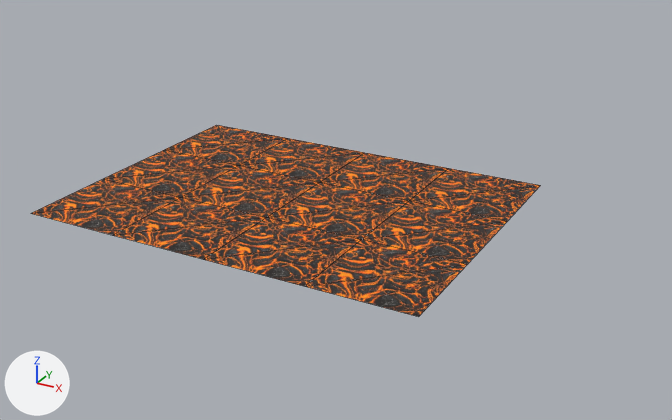
The FBX model CR4VE/CR4VE/CR4VEContent/Assets/Models/Terrain/lavafloor.FBX, before and after one commit.
Both versions are drawn from a camera (50 mm lens) standing at (5.59, -8.46, 4.52) and looking at (0.25, 1.24, -0.33). Every picture has the same lights, and +X, +Y and +Z are marked at lower left. Mesh edges are drawn as thin lines. Where no turn or scale is listed for an object, it has been applied to the vertices.

The scene before the commit, as lines of its bpy script (objects in view):
```python
me_mesh_004 = bpy.data.meshes.new('Mesh.004')
me_mesh_004.from_pydata(...)  # 4 vertices, 2 faces; spans x -0.635..0.635, y -0.635..0.635, z 0.0
me_mesh_004.materials.append(mat_01___default)  # picture img_lava_bright2_1024x1024_jpg
me_mesh_005 = bpy.data.meshes.new('Mesh.005')
me_mesh_005.from_pydata(...)  # 4 vertices, 2 faces; spans x -0.635..0.635, y -0.635..0.635, z 0.0
me_mesh_005.materials.append(mat_01___default)  # picture img_lava_bright2_1024x1024_jpg
me_mesh_008 = bpy.data.meshes.new('Mesh.008')
me_mesh_008.from_pydata(...)  # 4 vertices, 2 faces; spans x -0.635..0.635, y -0.635..0.635, z 0.0
me_mesh_008.materials.append(mat_01___default)  # picture img_lava_bright2_1024x1024_jpg
ob_plane005 = bpy.data.objects.new('Plane005', me_mesh_004)
ob_plane005.location = (-1.9, 0.63, 0.0)
ob_plane006 = bpy.data.objects.new('Plane006', me_mesh_005)
ob_plane006.location = (1.9, 0.63, 0.0)
ob_plane009 = bpy.data.objects.new('Plane009', me_mesh_008)
ob_plane009.location = (-1.9, 1.9, 0.0)
# also in view: 'Plane004' at (-0.63, -0.63, 0.0); 'Plane001' at (0.63, 0.63, 0.0); 'Plane007' at (1.9, -0.63, 0.0); 'Plane012' at (1.9, 1.9, 0.0); 'Plane002' at (0.63, -0.63, 0.0)
```
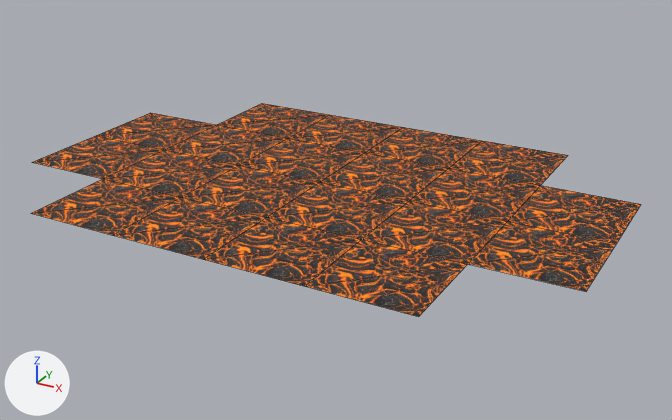
Where the change shows, as pixel boxes [x1, y1, x2, y2] in the pictures (672 x 420 px):
'Plane016', added (brown): after [468, 221, 616, 292]
'Plane015', added (brown): after [508, 186, 641, 244]
'Plane020', added (brown): after [450, 141, 568, 185]
'Plane014', added (brown): after [32, 136, 163, 179]
'Plane019', added (brown): after [365, 127, 481, 168]
'Plane018', added (brown): after [289, 115, 403, 153]
'Plane013', added (brown): after [96, 113, 215, 150]
'Plane017', added (brown): after [217, 103, 328, 138]

The edits, one by one:
Object 'Plane017' (ob_plane017) is new; it shows a copy of the mesh of ob_plane005.
Its location is (-1.9, 3.17, 0.0).
Object 'Plane016' (ob_plane016) is new; it shows a copy of the mesh of ob_plane005.
Its location is (3.17, 0.63, 0.0).
Object 'Plane019' (ob_plane019) is new; it shows a copy of the mesh of ob_plane005.
Its location is (0.63, 3.17, 0.0).
Object 'Plane014' (ob_plane014) is new; it shows a copy of the mesh of ob_plane005.
Its location is (-3.17, 0.63, 0.0).
Object 'Plane013' (ob_plane013) is new; it shows a copy of the mesh of ob_plane005.
Its location is (-3.17, 1.9, 0.0).
Object 'Plane020' (ob_plane020) is new; it shows a copy of the mesh of ob_plane005.
Its location is (1.9, 3.17, 0.0).
Object 'Plane018' (ob_plane018) is new; it shows a copy of the mesh of ob_plane005.
Its location is (-0.63, 3.17, 0.0).
Object 'Plane015' (ob_plane015) is new; it shows a copy of the mesh of ob_plane005.
Its location is (3.17, 1.9, 0.0).
